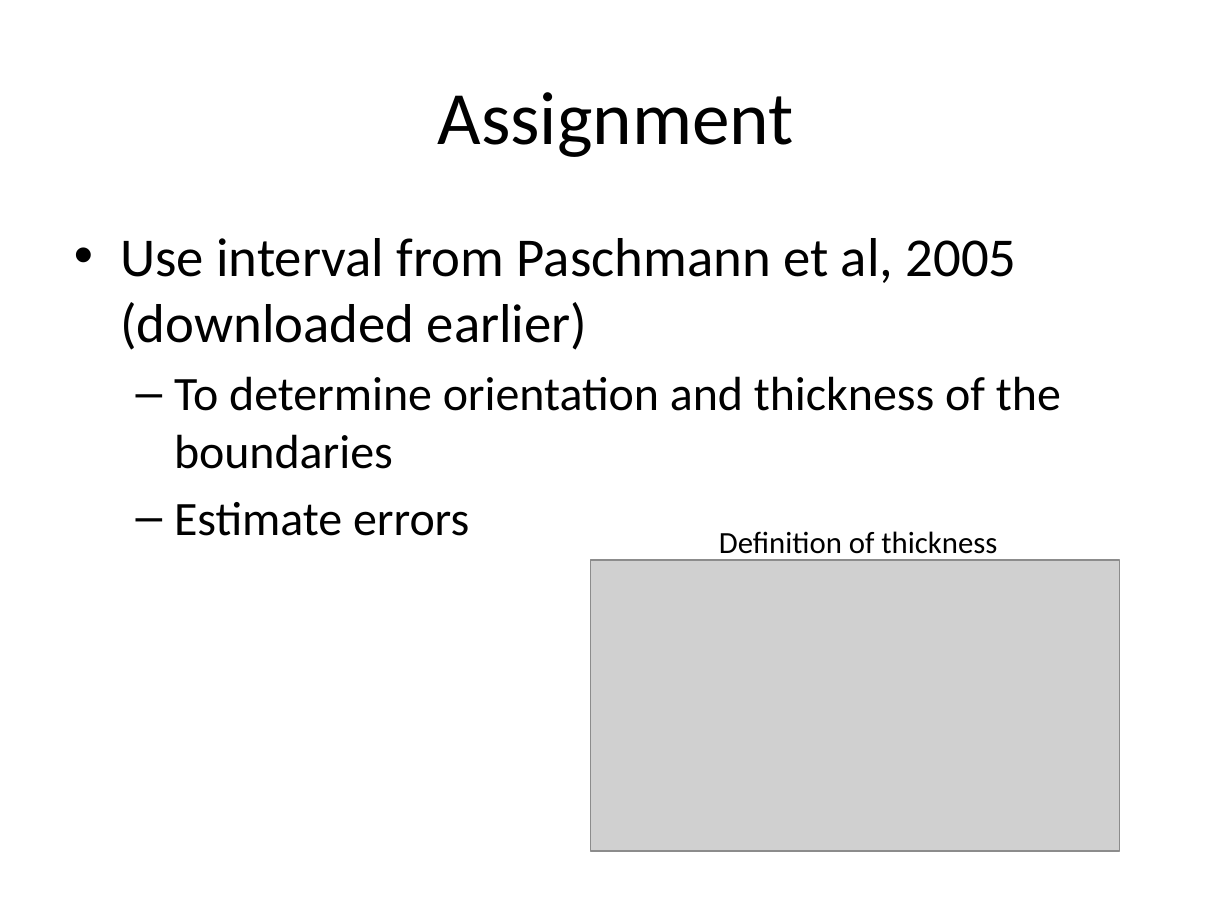
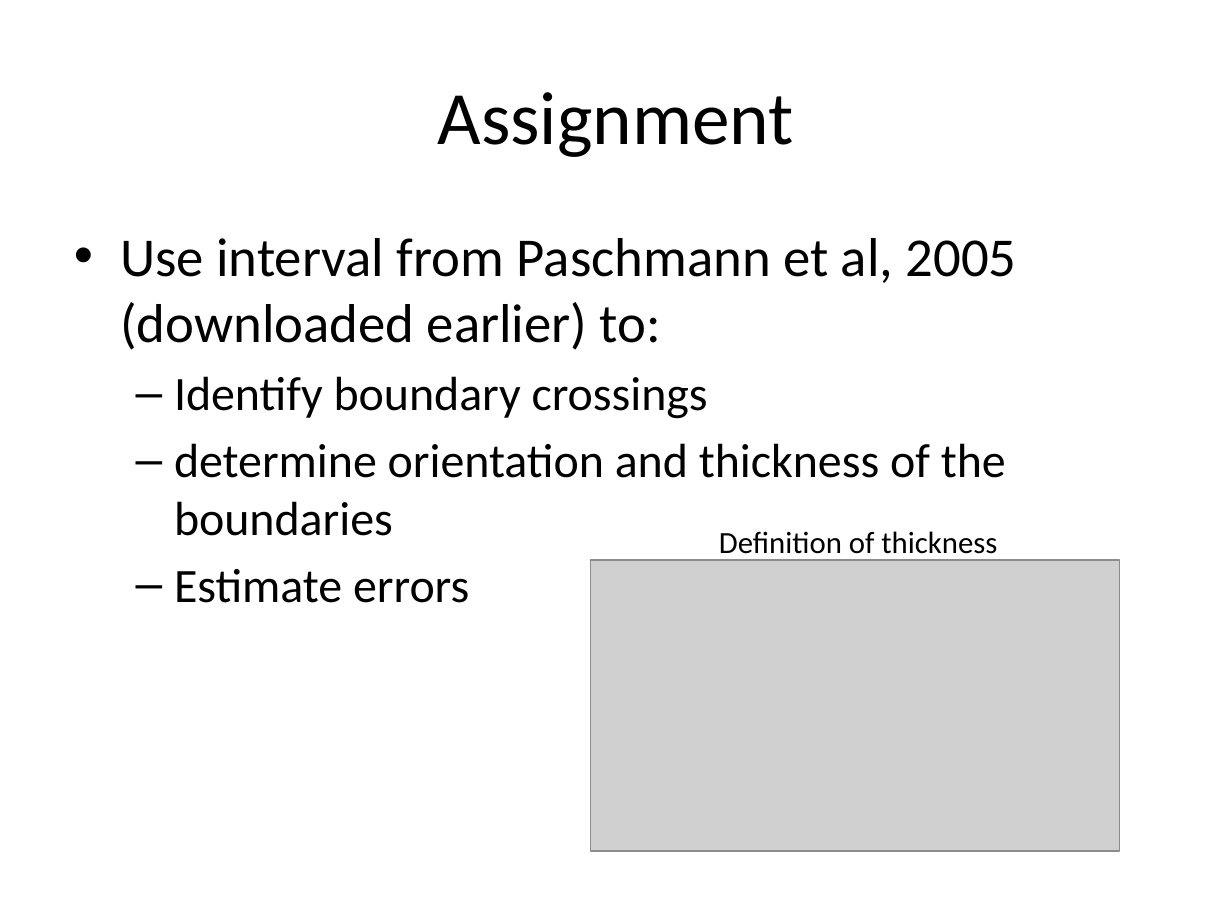
Before and after one commit to irfu/Nordita_Magnetic_Reconnection_School_2015, a slide deck: slide 7 of Lectures/Lecture_4.pptx. Drawn at 1232x924 pixels with LibreOffice and Linux fonts; fonts in the diff are those of the drawing; grey boxes stand for pictures. Boxes give left, top, right and bottom in pixels: in the first picture for what was removed or moved away, otherwise in the second. Text is boxed around its words. In the diff, an @@ line names an element or a change of style, - is before the commit and + after.

```diff
--- a/Lectures/Lecture_4.pptx
+++ b/Lectures/Lecture_4.pptx
@@ text at [120, 238, 1017, 536]: text changed; size 32 to 28 pt @@
-• Use interval from Paschmann et al, 2005 (downloaded earlier)
-  – To determine orientation and thickness of the boundaries
+• Use interval from Paschmann et al, 2005 (downloaded earlier) to:
+  – Identify boundary crossings
+  – determine orientation and thickness of the boundaries
```
Also in this commit, not shown: 1 other slide changed.
